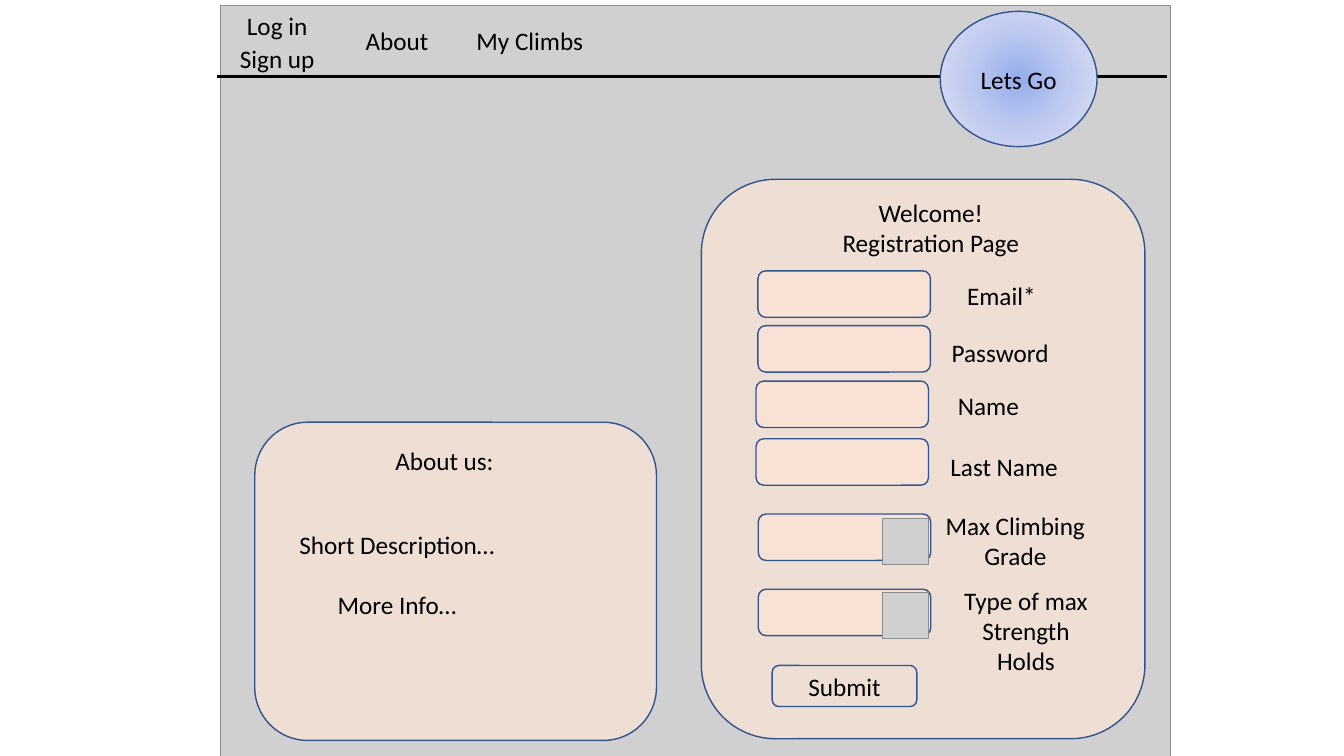
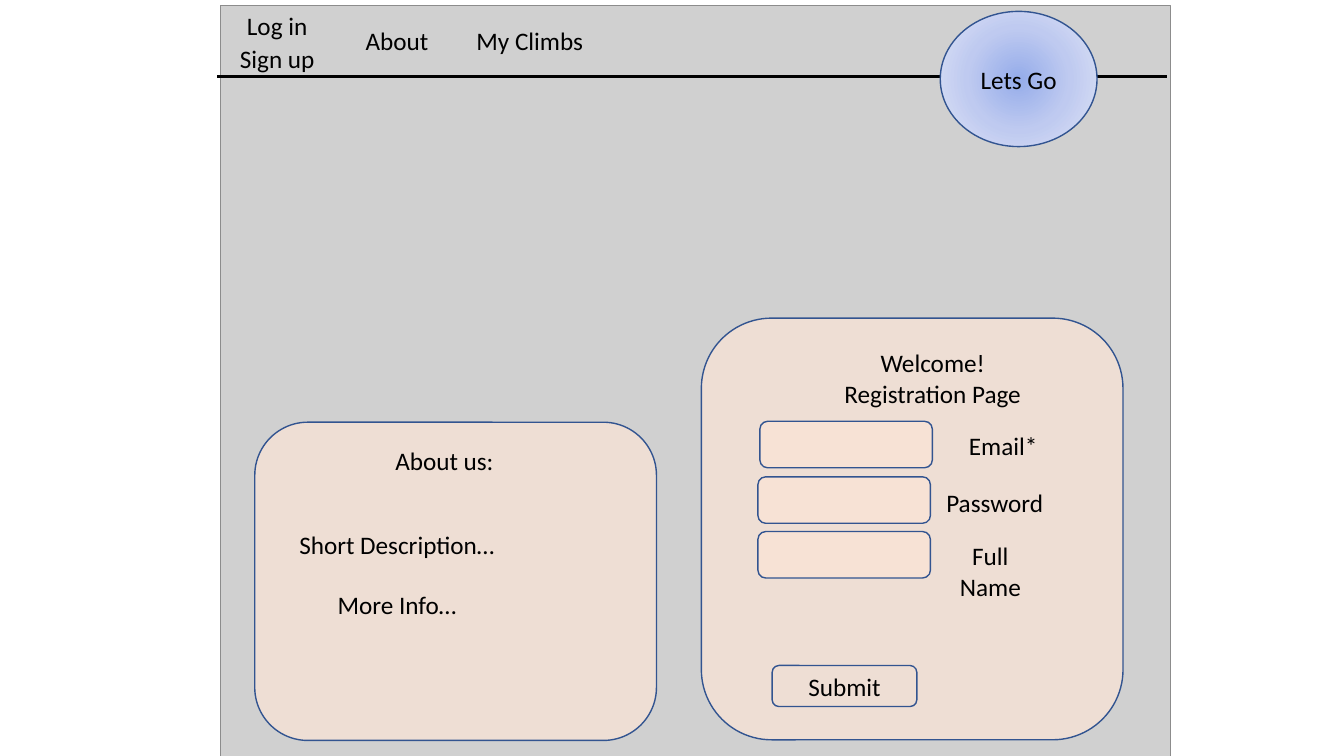
Before and after one commit to OranFrydman/WebClimbingBoardProject, a slide deck: slide 2 of PowerPoints/WireFrames.pptx. Drawn at 1344x756 pixels with LibreOffice and Linux fonts; fonts in the diff are those of the drawing; grey boxes stand for pictures. Boxes give left, top, right and bottom in pixels: in the first picture for what was removed or moved away, otherwise in the second. Text is boxed around its words. In the diff, an @@ line names an element or a change of style, - is before the commit and + after.

```diff
--- a/PowerPoints/WireFrames.pptx
+++ b/PowerPoints/WireFrames.pptx
@@ rounded rectangle: place and size @@
-rounded rectangle at [702, 179, 1145, 739]
+rounded rectangle at [702, 319, 1123, 740]
@@ text "Password": place and size @@
-text "Password" at [952, 344, 1049, 362]
+text "Password" at [946, 494, 1043, 513]
@@ 3 rounded rectangles, 2 texts: place and size @@
-3 rounded rectangles, 2 texts at [756, 204, 1036, 427]
+3 rounded rectangles, 2 texts at [758, 354, 1038, 578]
@@ text at [960, 547, 1021, 596]: text changed @@
-Name
+Full Name
@@ group removed at [756, 439, 1088, 671]: 3 texts, 3 rounded rectangles, 2 pictures @@
-Last Name
-Max Climbing Grade
-Type of max Strength Holds
```
Also in this commit, not shown: 10 other files.
